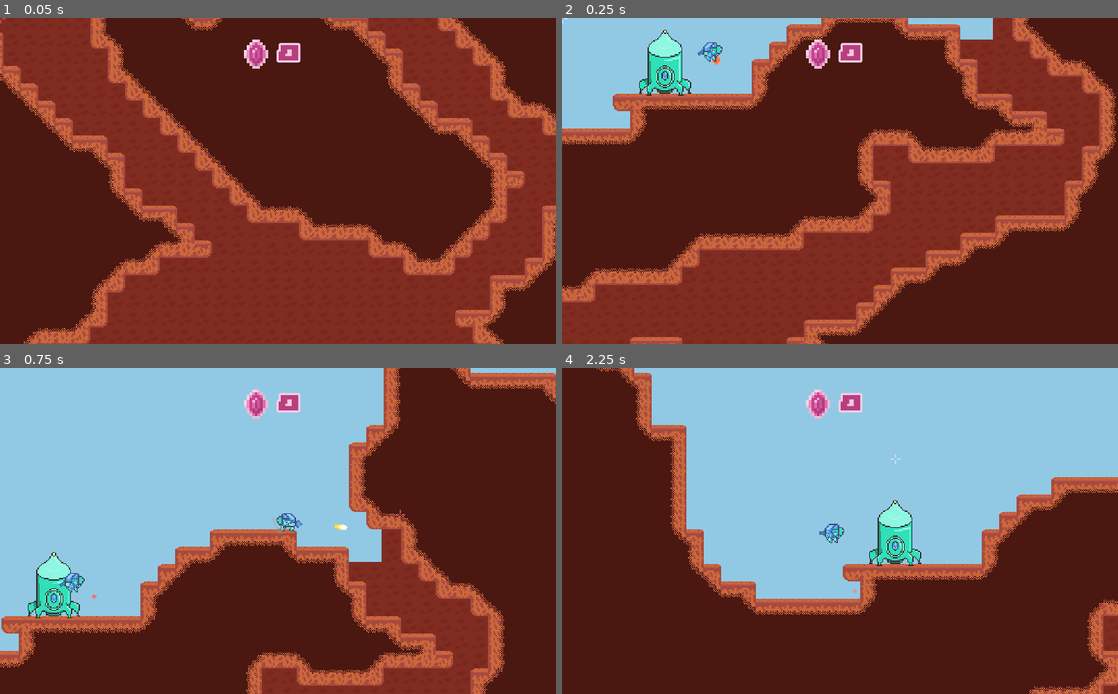
Above: before the commit, frames 1-4 (two rows, left to right).
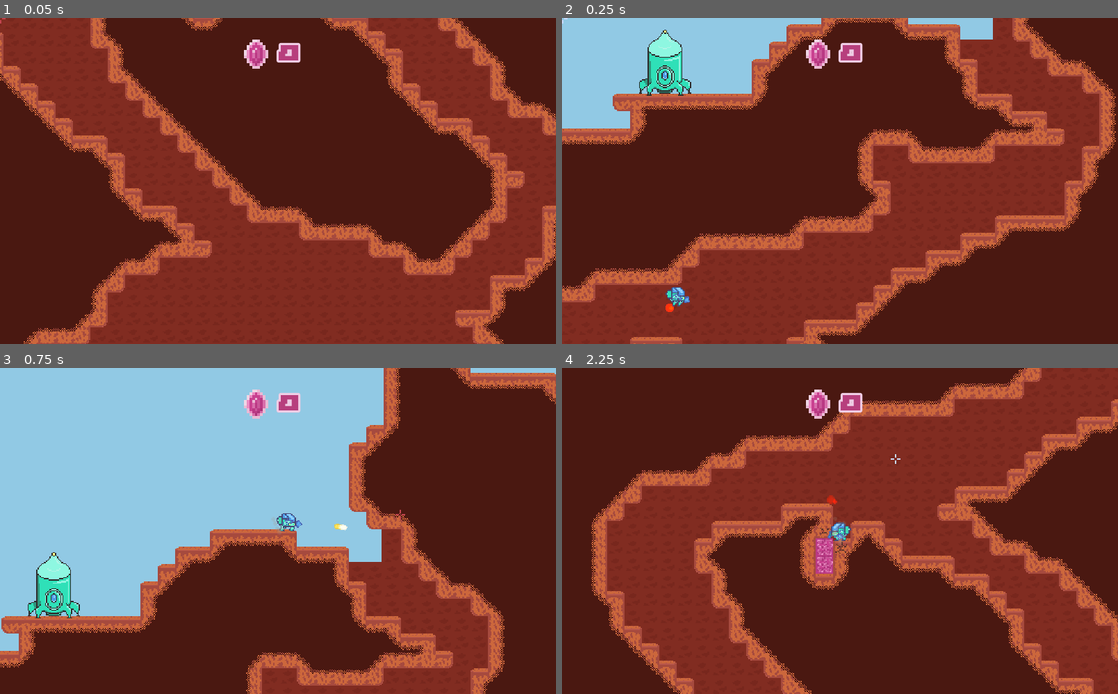
Above: after the commit, the same moments.

Repository: MichaelRRyan/Mecha-Miners
Game: Godot game, scene res://scenes/Gameplay.tscn
The game is run twice, just before and just after one commit, with the same random seed, the same clock (stepped at 60 frames per second) and the same inputs.
Inputs (mouse positions are in pixels of both pictures, inside the frame that each line leads up to):
- Up to frame 1 (0.05 s): no input
- Up to frame 2 (0.25 s): no input
- Up to frame 3 (0.75 s): tap Enter at 0.5 s; move the mouse to (400, 514) at 0.52 s; press the mouse at (400, 514) at 0.53 s; hold D (move_right) from 0.53 s (still down)
- Up to frame 4 (2.25 s): tap W (jump) at 0.77, 1.52 s; move the mouse to (728, 547) at 1.27 s; release D (move_right) at 1.28 s; release the mouse at (728, 547) at 1.28 s; hold A (move_left) 1.28-2.03 s; right-click (728, 547) at 1.35 s; move the mouse to (895, 459) at 2.02 s; hold D (move_right) from 2.03 s (still down); hold P (ai_perspective) from 2.03 s (still down)

Frame 1 is identical in both runs. In frame 2, 0.4% of the frame differs, in the area x 18-29%, y 7-91%; in frame 3, 0.2%; in frame 4, 69%, in the area x 5-100%, y 0-100%.

Commit message:
Added AI mineral harvesting while exploring and behaviour priorities

Diff:
--- a/scenes/Gameplay.tscn
+++ b/scenes/Gameplay.tscn
@@ -32,7 +32,7 @@
 smoothing_enabled = true
 
 [node name="Player2" parent="PlayerManager" instance=ExtResource( 1 )]
-position = Vector2( 116, 89 )
+position = Vector2( 66, 311 )
 
 [node name="AIController" parent="PlayerManager/Player2" instance=ExtResource( 8 )]
 
--- a/scripts/ai/AIBrain.gd
+++ b/scripts/ai/AIBrain.gd
@@ -40,3 +40,15 @@
 
 
 #-------------------------------------------------------------------------------
+# Adds the new behaviour if it has a higher priority than the current highest,
+#	removing the original.
+func request_add_behaviour(_new_behaviour) -> void:
+	assert(false)
+
+
+#-------------------------------------------------------------------------------
+func get_highest_priority():
+	assert(false)
+
+
+#-------------------------------------------------------------------------------
--- a/scripts/ai/AIController.gd
+++ b/scripts/ai/AIController.gd
@@ -4,6 +4,7 @@
 var _debug : bool = false
 var _main_camera = null
 var _previous_camera_focus = null
+var _highest_priority_behaviour = null
 
 
 #-------------------------------------------------------------------------------
@@ -37,8 +38,26 @@
 func pop_behaviour() -> void:
 	if not _behaviour_stack.empty():
 
-		var behaviour = _behaviour_stack.pop_back()
-		print("AI " + subject.name + " exiting " + behaviour.get_class())
+		var behaviour = _behaviour_stack.back()
+
+		if _highest_priority_behaviour == behaviour:
+			if _behaviour_stack.size() > 1:
+				var index = _behaviour_stack.find(behaviour)
+
+				_highest_priority_behaviour = _behaviour_stack.front()
+				for i in range(1, index):
+					if (_behaviour_stack[i].get_priority() >
+						_highest_priority_behaviour.get_priority()):
+							_highest_priority_behaviour = _behaviour_stack[i]
+
+			else:
+				_highest_priority_behaviour = null
+
+		_behaviour_stack.pop_back()
+
+		if _debug:
+			print("AI " + subject.name + " exiting " + behaviour.get_class())
+
 		_disable(behaviour)
 		behaviour.queue_free()
 
@@ -57,10 +76,33 @@
 
 
 #-------------------------------------------------------------------------------
+# Switches the current running behaviour with another if the new behaviour has a
+#	higher priority than the current highest, removing the original.
+func request_add_behaviour(new_behaviour : Behaviour) -> void:
+	if	(_highest_priority_behaviour == null or new_behaviour.get_priority() >
+		_highest_priority_behaviour.get_priority()):
+			add_behaviour(new_behaviour)
+
+	else: # Disposes of the behaviour.
+		new_behaviour.queue_free()
+
+
+#-------------------------------------------------------------------------------
+func get_highest_priority():
+	return _highest_priority_behaviour
+
+
+#-------------------------------------------------------------------------------
 func _set_as_current(behaviour : Behaviour) -> void:
-	print("AI " + subject.name + " entering " + behaviour.get_class())
+	if _debug:
+		print("AI " + subject.name + " entering " + behaviour.get_class())
+
 	behaviour.set_brain(self)
 	behaviour.set_active(true)
+
+	if (_highest_priority_behaviour == null
+		or behaviour.get_priority() > _highest_priority_behaviour.get_priority()):
+			_highest_priority_behaviour = behaviour
 
 
 #-------------------------------------------------------------------------------
--- a/scripts/ai/behaviours/Behaviour.gd
+++ b/scripts/ai/behaviours/Behaviour.gd
@@ -4,7 +4,7 @@
 var _brain : AIBrain = null setget set_brain
 var _active : bool = false setget set_active
 var _name : String = "Behaviour"
-
+var _priority : int = 0
 
 #-------------------------------------------------------------------------------
 func get_class() -> String:
@@ -22,3 +22,6 @@
 
 
 #-------------------------------------------------------------------------------
+func get_priority() -> int:
+	return _priority
+#-------------------------------------------------------------------------------
--- a/scripts/ai/behaviours/DestroyCellBehaviour.gd
+++ b/scripts/ai/behaviours/DestroyCellBehaviour.gd
@@ -14,6 +14,7 @@
 #-------------------------------------------------------------------------------
 func _init(target_cell : Vector2) -> void:
 	_name = "DestroyCellBehaviour"
+	_priority = 1
 	_target_cell = target_cell
 
 
--- a/scripts/ai/behaviours/ExploreBehaviour.gd
+++ b/scripts/ai/behaviours/ExploreBehaviour.gd
@@ -8,6 +8,7 @@
 #-------------------------------------------------------------------------------
 func _init():
 	_name = "ExploreBehaviour"
+	_priority = 5
 
 
 #-------------------------------------------------------------------------------
@@ -23,30 +24,20 @@
 		_brain.set_target(_terrain.map_to_world_centred(_spatial_sensor.get_best_cell()))
 		_pursue()
 
-	var mineral_sensor : Node2D = _brain.find_node("MineralSensor")
-	if mineral_sensor:
-		var _v = mineral_sensor.connect("mineral_found", self, "_on_MineralSensor_mineral_found")
-
 
 #-------------------------------------------------------------------------------
 func _on_SpatialSensor_new_best(new_best_cell : Vector2) -> void:
-	_brain.set_target(_terrain.map_to_world_centred(new_best_cell))
-
-
-#-------------------------------------------------------------------------------
-func _on_MineralSensor_mineral_found(mineral_cell : Vector2) -> void:
-	if _active:
-		var behaviour = HarvestMineralsBehaviour.new()
-		behaviour.add_spotted_mineral_cell(mineral_cell)
-		_brain.add_behaviour(behaviour)
+	if _brain.get_highest_priority() == self:
+		_brain.set_target(_terrain.map_to_world_centred(new_best_cell))
 
 
 #-------------------------------------------------------------------------------
 func _on_Pursue_target_reached() -> void:
-	var next_best = _spatial_sensor.get_next_best()
-	if next_best != Vector2.ZERO:
-		_brain.set_target(_terrain.map_to_world_centred(next_best))
-		_pursue()
+	if _brain.get_highest_priority() == self:
+		var next_best = _spatial_sensor.get_best_cell()
+		if next_best != _spatial_sensor.INVALID_CELL:
+			_brain.set_target(_terrain.map_to_world_centred(next_best))
+			_pursue()
 
 
 #-------------------------------------------------------------------------------
--- a/scripts/ai/behaviours/HarvestMineralsBehaviour.gd
+++ b/scripts/ai/behaviours/HarvestMineralsBehaviour.gd
@@ -9,6 +9,7 @@
 #-------------------------------------------------------------------------------
 func _init():
 	_name = "HarvestMineralsBehaviour"
+	_priority = 10
 
 
 #-------------------------------------------------------------------------------
--- a/scripts/ai/behaviours/IdleBehaviour.gd
+++ b/scripts/ai/behaviours/IdleBehaviour.gd
@@ -27,18 +27,16 @@
 
 #-------------------------------------------------------------------------------
 func _on_MineralSensor_mineral_found(mineral_cell : Vector2) -> void:
-	if _active:
-		var behaviour = HarvestMineralsBehaviour.new()
-		behaviour.add_spotted_mineral_cell(mineral_cell)
-		_brain.add_behaviour(behaviour)
+	var behaviour = HarvestMineralsBehaviour.new()
+	behaviour.add_spotted_mineral_cell(mineral_cell)
+	_brain.request_add_behaviour(behaviour)
 
 
 #-------------------------------------------------------------------------------
 func _on_ItemSensor_mineral_found(mineral_item : Node2D) -> void:
-	if _active:
-		var behaviour = HarvestMineralsBehaviour.new()
-		behaviour.add_spotted_mineral_item(mineral_item)
-		_brain.add_behaviour(behaviour)
+	var behaviour = HarvestMineralsBehaviour.new()
+	behaviour.add_spotted_mineral_item(mineral_item)
+	_brain.request_add_behaviour(behaviour)
 
 
 #-------------------------------------------------------------------------------
--- a/scripts/ai/behaviours/PursueBehaviour.gd
+++ b/scripts/ai/behaviours/PursueBehaviour.gd
@@ -17,6 +17,7 @@
 #---------------------------------------------------------------------------
 func _init():
 	_name = "PursueBehaviour"
+	_priority = 5
 
 
 #-------------------------------------------------------------------------------
--- a/scripts/ai/sensors/MineralSensor.gd
+++ b/scripts/ai/sensors/MineralSensor.gd
@@ -7,7 +7,7 @@
 var _brain : AIBrain = null
 
 var _scan_direction = Vector2.LEFT
-var _scan_rotation = PI * 0.8 # The direction and magnitude of the rotation per second.
+var _scan_rotation = PI * 2 # The direction and magnitude of the rotation per second.
 var _scan_distance = 100.0
 var _scan_segment = 8.0
 
--- a/scripts/ai/sensors/SpatialSensor.gd
+++ b/scripts/ai/sensors/SpatialSensor.gd
@@ -25,7 +25,7 @@
 
 #-------------------------------------------------------------------------------
 func get_best_cell() -> Vector2:
-	return _queue.front()
+	return _queue.front() if not _queue.empty() else INVALID_CELL
 
 
 #-------------------------------------------------------------------------------
